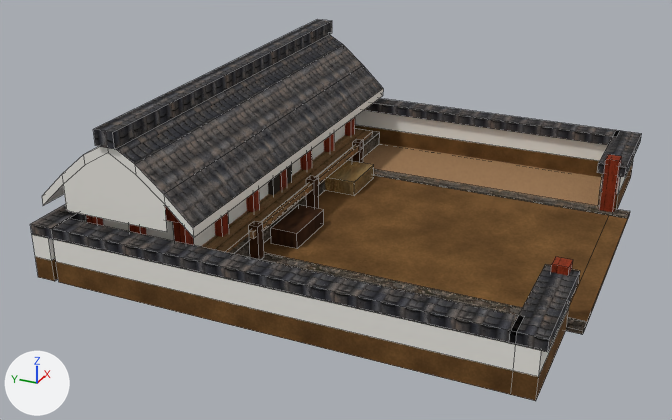
Before and after pictures for a commit that changed the Blender file stations/nara_umatsunagi_terminal_stop/nara_umatsunagi_terminal_stop.blend.
Rendered twice from a camera (50 mm lens) standing at (-3.45, -1.38, 1.75) and looking at (-0.16, 0.1, 0.11). The lights are fixed; the arrows at lower left show +X, +Y and +Z. The older version comes first. Mesh edges are drawn as thin lines.

Script lines for the objects in view, before the commit:
```python
ob_nara_umatsunagi_terminal_stop_east = bpy.data.objects.new('nara_umatsunagi_terminal_stop_east', me_nara_umatsunagi_terminal_stop_east)
ob_nara_umatsunagi_terminal_stop_east.location = (0.0, 0.0, 0.0)
ob_nara_umatsunagi_terminal_stop_floor = bpy.data.objects.new('nara_umatsunagi_terminal_stop_floor', me_nara_umatsunagi_terminal_stop_floor)
ob_nara_umatsunagi_terminal_stop_floor.location = (0.0, 0.0, 0.0)
ob_nara_umatsunagi_terminal_stop_north = bpy.data.objects.new('nara_umatsunagi_terminal_stop_north', me_nara_umatsunagi_terminal_stop_north)
ob_nara_umatsunagi_terminal_stop_north.location = (0.0, 0.0, 0.0)
# also in view: 'nara_umatsunagi_terminal_stop_west' at (-0.95, 0.01, 0.12); 'nara_umatsunagi_terminal_stop_south' at (0.0, -0.92, 0.13)
```
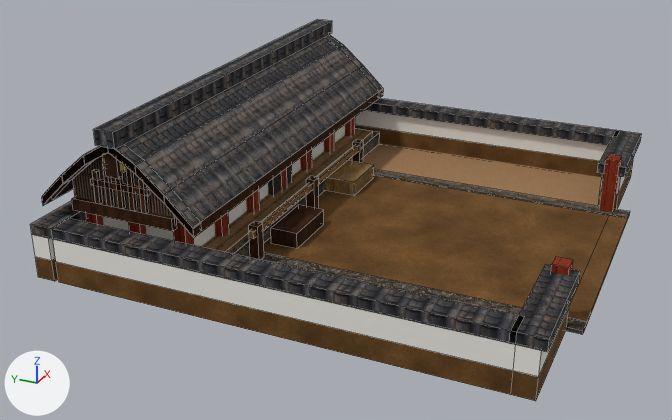
Boxes [x1, y1, x2, y2] around the edits, measured in the pictures (672 x 420 px):
part 1 of me_nara_umatsunagi_terminal_stop_north, added
    after: [72, 197, 177, 231]
part 2 of me_nara_umatsunagi_terminal_stop_north, added
    after: [104, 153, 123, 179]
part 3 of me_nara_umatsunagi_terminal_stop_north, added
    after: [103, 155, 126, 172]
part 4 of me_nara_umatsunagi_terminal_stop_north, added
    after: [91, 178, 150, 196]
part 5 of me_nara_umatsunagi_terminal_stop_north, added
    after: [139, 179, 149, 214]
part 6 of me_nara_umatsunagi_terminal_stop_north, added
    after: [126, 168, 137, 211]
part 7 of me_nara_umatsunagi_terminal_stop_north, added
    after: [116, 177, 126, 209]
part 8 of me_nara_umatsunagi_terminal_stop_north, added
    after: [103, 165, 114, 207]
part 9 of me_nara_umatsunagi_terminal_stop_north, added
    after: [92, 169, 103, 204]
part 10 of me_nara_umatsunagi_terminal_stop_north, cut back
    before: [63, 153, 167, 232]
    after: [42, 147, 194, 237]
part 11 of me_nara_umatsunagi_terminal_stop_north, recoloured
    both: [42, 89, 383, 238]

The change, as a diff of the scene's bpy script:
```diff
--- a/stations/nara_umatsunagi_terminal_stop/nara_umatsunagi_terminal_stop.blend.py
+++ b/stations/nara_umatsunagi_terminal_stop/nara_umatsunagi_terminal_stop.blend.py
@@ img_tsuma_kirengoshi_png @@
+img_tsuma_kirengoshi_png = load_image('tsuma_kirengoshi.png', '../../Texture/tsuma_kirengoshi.png', 512, 256, 'sRGB')
@@ mat_nara_tsumakirengoshi @@
+mat_nara_tsumakirengoshi = bpy.data.materials.new('Nara_TsumaKirengoshi')
+# uses the picture img_tsuma_kirengoshi_png
@@ mat_nara_goldfinial @@
+mat_nara_goldfinial = principled_material('Nara_GoldFinial')
+mat_nara_goldfinial.base_color = (0.76, 0.58, 0.18)  # yellow #e2c876
+mat_nara_goldfinial.metallic = 0.35
+mat_nara_goldfinial.roughness = 0.45
+mat_nara_goldfinial.specular_ior_level = 0.14
@@ me_nara_umatsunagi_terminal_stop_north @@
 # used by ob_nara_umatsunagi_terminal_stop_north; location = (0.0, 0.0, 0.0)
-me_nara_umatsunagi_terminal_stop_north.from_pydata(...)  # 280 vertices, 214 faces; spans x -1.0..1.0, y 0.18..1.0, z 0.0..0.63
+me_nara_umatsunagi_terminal_stop_north.from_pydata(...)  # 530 vertices, 370 faces; spans x -1.0..1.0, y 0.18..1.0, z 0.0..0.63
+# me_nara_umatsunagi_terminal_stop_north part 1: a new loose piece, a box spanning x -0.883..-0.855, y 0.433..0.887, z 0.261..0.309, in mat_nara_wooddark
+# me_nara_umatsunagi_terminal_stop_north part 2: a new loose piece, a box spanning x -0.911..-0.887, y 0.631..0.689, z 0.443..0.536, in mat_nara_wooddark
+# me_nara_umatsunagi_terminal_stop_north part 3: a new loose piece, a box spanning x -0.899..-0.883, y 0.616..0.704, z 0.469..0.523, in mat_nara_goldfinial (yellow #e2c876)
+# me_nara_umatsunagi_terminal_stop_north part 4: a new loose piece, a box spanning x -0.881..-0.865, y 0.533..0.787, z 0.381..0.405, in mat_nara_wooddark
+# me_nara_umatsunagi_terminal_stop_north part 5: a new loose piece, a box spanning x -0.881..-0.865, y 0.546..0.566, z 0.309..0.443, in mat_nara_wooddark
+# me_nara_umatsunagi_terminal_stop_north part 6: a new loose piece, a box spanning x -0.881..-0.865, y 0.598..0.618, z 0.309..0.478, in mat_nara_wooddark
+# me_nara_umatsunagi_terminal_stop_north part 7: a new loose piece, a box spanning x -0.881..-0.865, y 0.65..0.67, z 0.309..0.513, in mat_nara_wooddark
+# me_nara_umatsunagi_terminal_stop_north part 8: a new loose piece, a box spanning x -0.881..-0.865, y 0.702..0.722, z 0.309..0.478, in mat_nara_wooddark
+# me_nara_umatsunagi_terminal_stop_north part 9: a new loose piece, a box spanning x -0.881..-0.865, y 0.754..0.774, z 0.309..0.443, in mat_nara_wooddark
+# me_nara_umatsunagi_terminal_stop_north part 10: 2 vertices removed from x -0.92, y 0.43..0.89, z 0.27; 55 vertices added at x -0.92..-0.87, y 0.32..1.0, z 0.27..0.58
+# me_nara_umatsunagi_terminal_stop_north part 11: 20 faces spanning x -0.92..0.92, y 0.32..1.0, z 0.27..0.59 switch from mat_nara_plaster (white #eceae3) to mat_nara_wooddark
+# other edits to the shape of me_nara_umatsunagi_terminal_stop_north do not show in these pictures
 me_nara_umatsunagi_terminal_stop_north.materials.append(mat_nara_kawara)
@@ me_nara_umatsunagi_terminal_stop_north @@
 me_nara_umatsunagi_terminal_stop_north.materials.append(mat_nara_goodsstraw)
+me_nara_umatsunagi_terminal_stop_north.materials.append(mat_nara_goldfinial)  # yellow #e2c876
+me_nara_umatsunagi_terminal_stop_north.materials.append(mat_nara_tsumakirengoshi)
```
